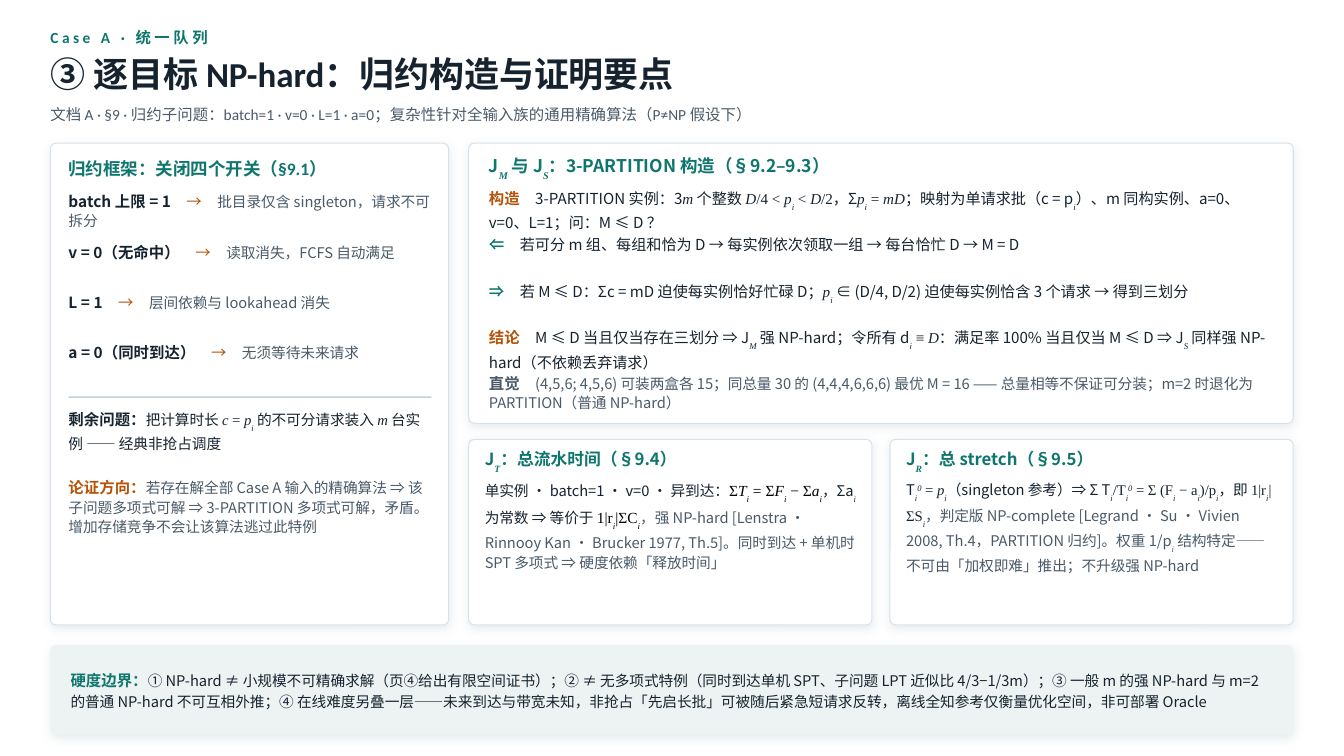
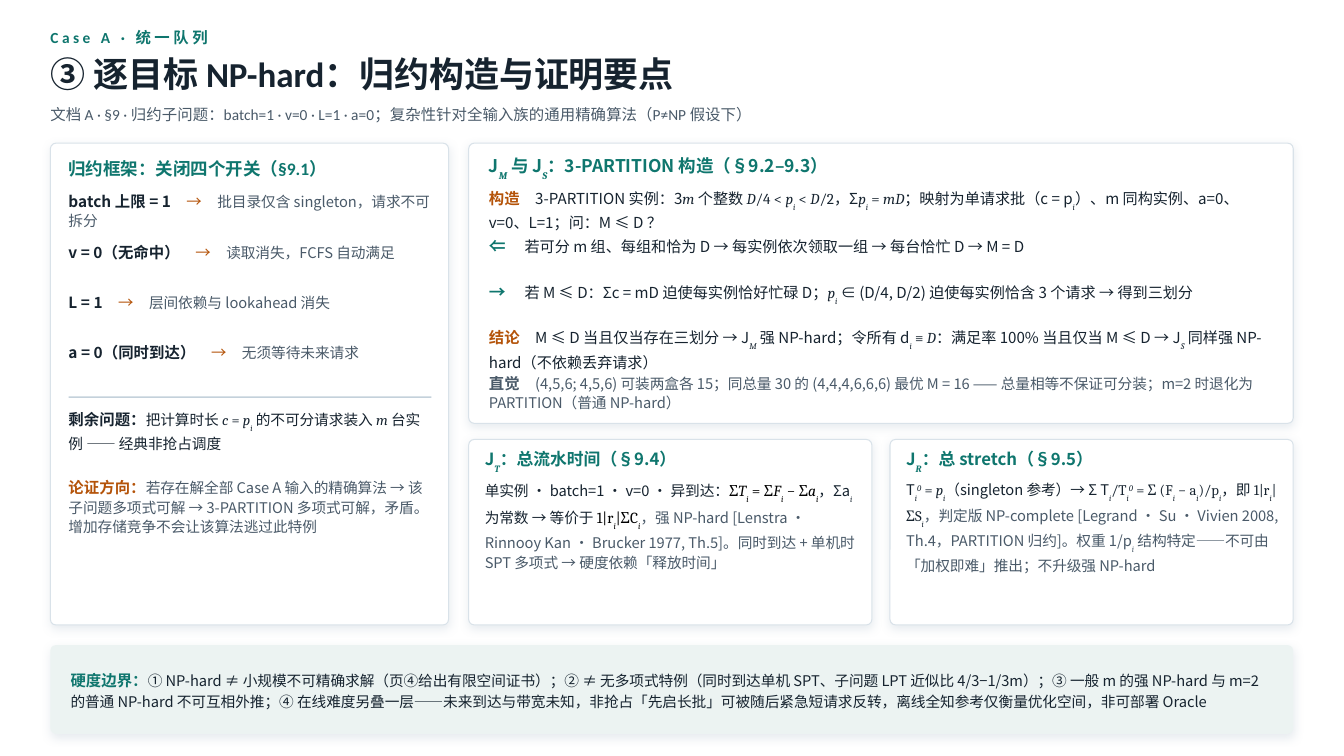
Before and after one commit to QiliangLi/status_aware_network, a slide deck: slide 3 of 共享KV调度形式化分析汇总PPT-20260917.pptx. Drawn at 1344x756 pixels with LibreOffice and Linux fonts; fonts in the diff are those of the drawing. Boxes give left, top, right and bottom in pixels: in the first picture for what was removed or moved away, otherwise in the second. Text is boxed around its words. In the diff, an @@ line names an element or a change of style, - is before the commit and + after.

Commit message:
fix: PPT/PDF 更换为 Windows 安全字体，修复跨平台乱码
- 中文 PingFang SC（macOS 专属）→ Microsoft YaHei（Windows 原生、Office for Mac 自带）
- 公式 Times New Roman → Cambria（经 cmap 审计全覆盖：∅∈⇒⇐∝≢①-⑦ 等符号 TNR 均缺失，Windows 无系统回退保障）
- 每个 run 显式注入 <a:ea> 东亚字体声明，中文字形不再依赖查看端主题回退
- 句中 ⇒/≢ 替换为 →/≠（雅黑可用集），证明方向标记 ⇐/⇒ 改走 Cambria run
- 缺字审计（逐字符 cmap 核对）+ 溢出复查 + 视觉抽查全部通过

```diff
--- a/共享KV调度形式化分析汇总PPT-20260917.pptx
+++ b/共享KV调度形式化分析汇总PPT-20260917.pptx
@@ text "JM 与 JS：3-PARTITION 构造（§9.2–9.3）" at box(511, 157, 828, 174): font Times New Roman to Cambria in "JM JS：3-PARTITION" @@
@@ text "构造 3-PARTITION 实例：3m 个整数 D/4 ..." at box(489, 191, 1239, 231): font Times New Roman to Cambria in "实例：3m D/4 < pi < D/2，Σpi = ..." @@
@@ text "⇐ 若可分 m 组、每组和恰为 D ..." at box(525, 239, 1024, 254): size 11 to 12 pt, font Noto Sans CJK SC to Cambria in "⇐" @@
@@ text at box(525, 285, 1194, 302): text changed @@
-⇒ 若 M ≤ D：Σc = mD 迫使每实例恰好忙碌 D；pi ∈ (D/4, D/2) 迫使每实例恰含 3 个请求 → 得到三划分
+→ 若 M ≤ D：Σc = mD 迫使每实例恰好忙碌 D；pi ∈ (D/4, D/2) 迫使每实例恰含 3 个请求 → 得到三划分
@@ text at box(489, 330, 1261, 370): text changed @@
-结论 M ≤ D 当且仅当存在三划分 ⇒ JM 强 NP-hard；令所有 di ≡ D：满足率 100% 当且仅当 M ≤ D ⇒ JS 同样强 NP-hard（不依赖丢弃请求）
+结论 M ≤ D 当且仅当存在三划分 → JM 强 NP-hard；令所有 di ≡ D：满足率 100% 当且仅当 M ≤ D → JS 同样强 NP-hard（不依赖丢弃请求）
@@ text "剩余问题：把计算时长 c = pi 的不可分请求装入 ..." at box(68, 412, 420, 450): font Times New Roman to Cambria in "c = pi m" @@
@@ text "JT：总流水时间（§9.4）" at box(500, 450, 676, 467): font Times New Roman to Cambria in "JT：总流水时间（§9.4）" @@
@@ text at box(68, 480, 429, 533): text changed @@
-论证方向：若存在解全部 Case A 输入的精确算法 ⇒ 该子问题多项式可解 ⇒ 3-PARTITION 多项式可解，矛盾。增加存储竞争不会让该算法逃过此特例
+论证方向：若存在解全部 Case A 输入的精确算法 → 该子问题多项式可解 → 3-PARTITION 多项式可解，矛盾。增加存储竞争不会让该算法逃过此特例
@@ text at box(485, 483, 855, 570): text changed @@
-单实例 · batch=1 · v=0 · 异到达：ΣTi = ΣFi − Σai，Σai 为常数 ⇒ 等价于 1|ri|ΣCi，强 NP-hard [Lenstra · Rinnooy Kan · Brucker 1977, Th.5]。同时到达 + 单机时 SPT 多项式 ⇒ 硬度依赖「释放时间」
+单实例 · batch=1 · v=0 · 异到达：ΣTi = ΣFi − Σai，Σai 为常数 → 等价于 1|ri|ΣCi，强 NP-hard [Lenstra · Rinnooy Kan · Brucker 1977, Th.5]。同时到达 + 单机时 SPT 多项式 → 硬度依赖「释放时间」
@@ text at box(906, 482, 1279, 573): text changed @@
-Ti0 = pi（singleton 参考）⇒ Σ Ti/Ti0 = Σ (Fi − ai)/pi，即 1|ri|ΣSi，判定版 NP-complete [Legrand · Su · Vivien 2008, Th.4，PARTITION 归约]。权重 1/pi 结构特定——不可由「加权即难」推出；不升级强 NP-hard
+Ti0 = pi（singleton 参考）→ Σ Ti/Ti0 = Σ (Fi − ai)/pi，即 1|ri|ΣSi，判定版 NP-complete [Legrand · Su · Vivien 2008, Th.4，PARTITION 归约]。权重 1/pi 结构特定——不可由「加权即难」推出；不升级强 NP-hard
```
Also in this commit, not shown: 6 other slides changed, 1 other file.
